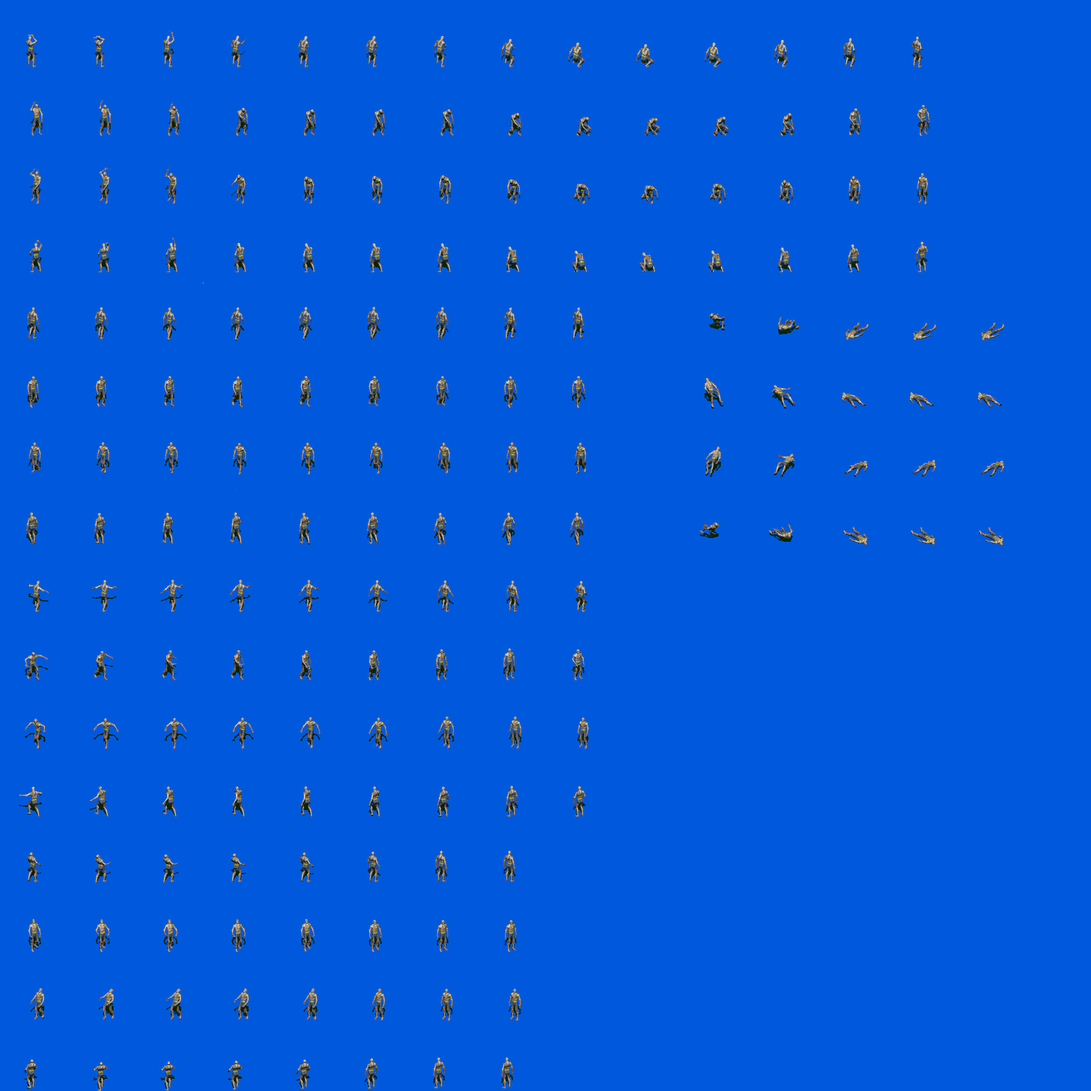
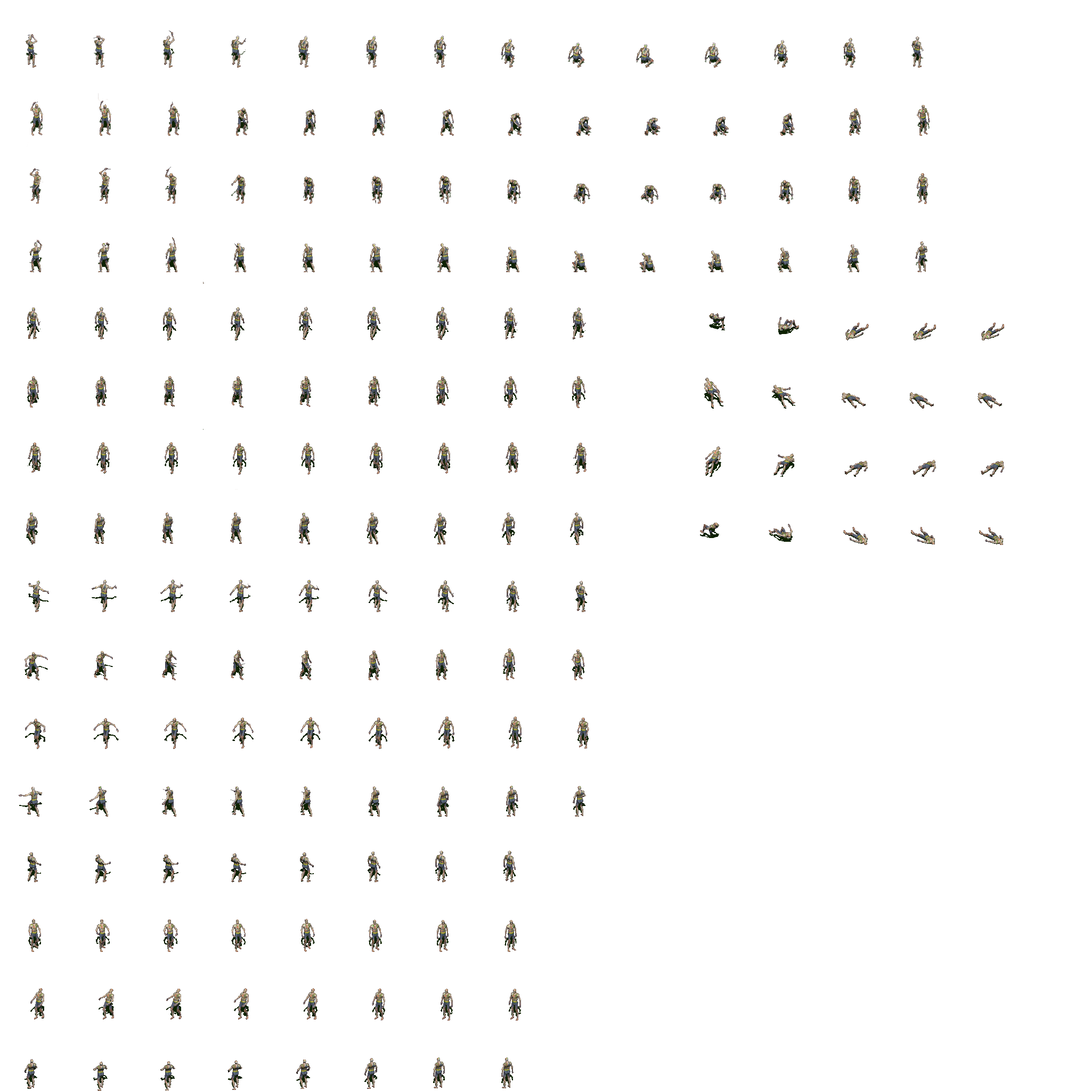
Layered file, before and after one edit (1091 x 1091). Changes by layer:
hid "Capa 1" over [0, 0, 1091, 1091]
